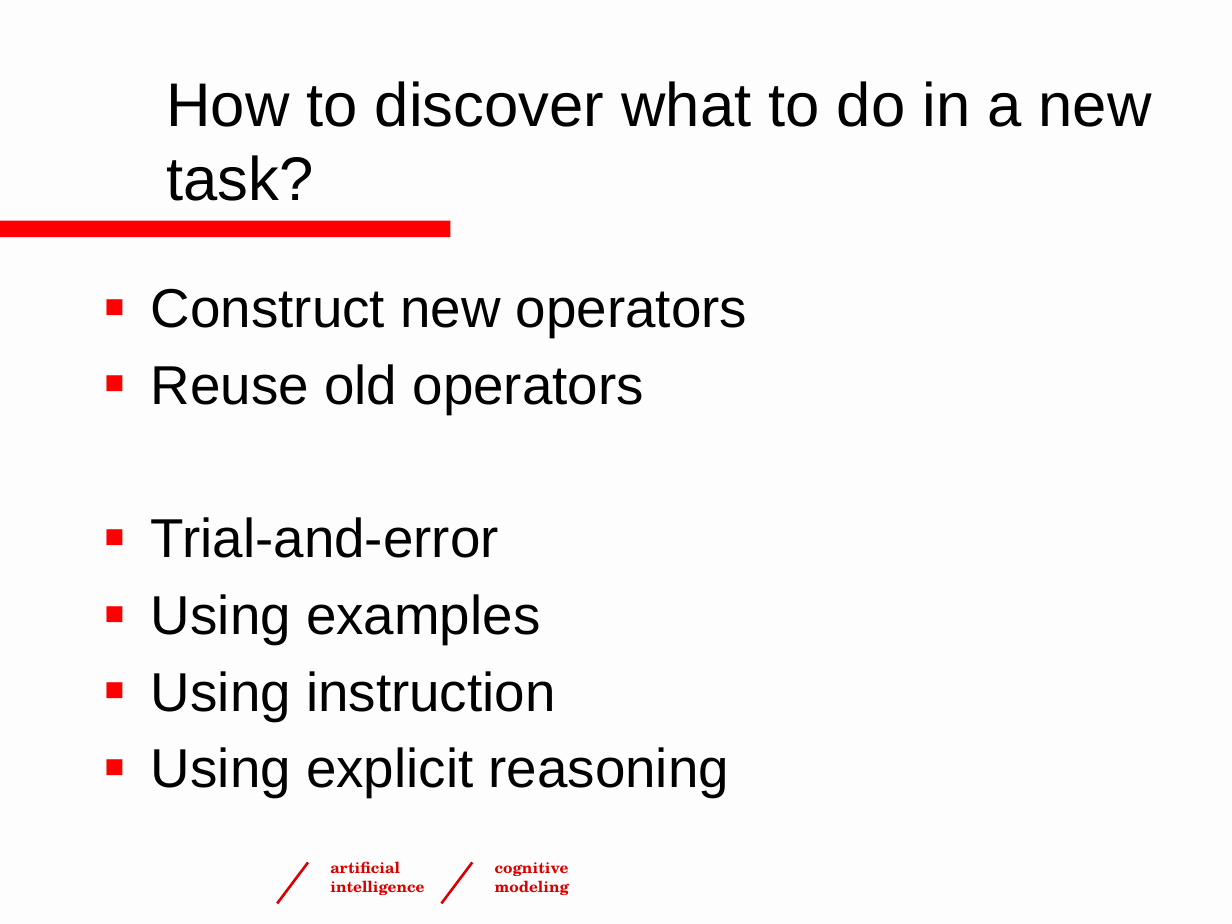
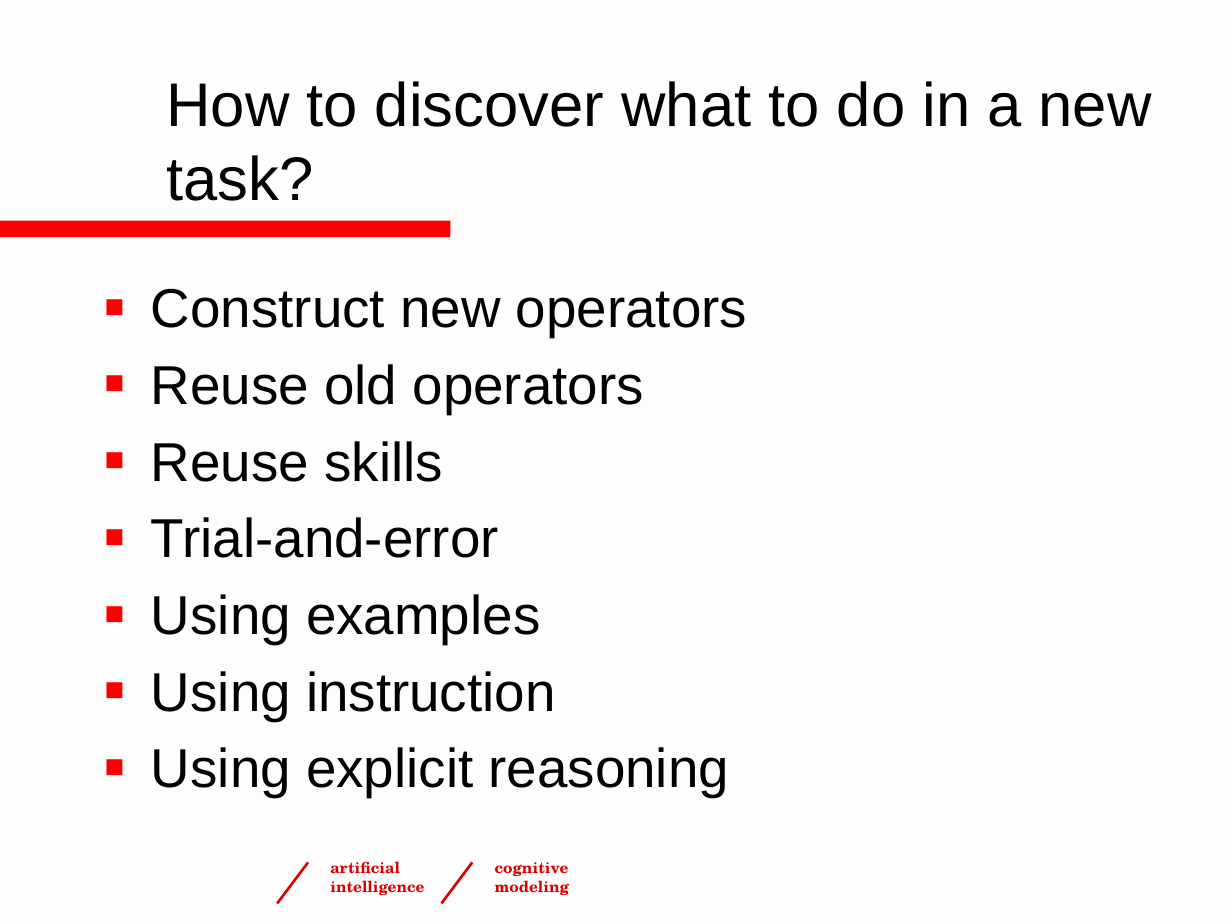
Before and after one commit to ntaatgen/PRIMs-Tutorial, a slide deck: slide 2 of PRIMsTutorial4.pptx. Drawn at 1232x924 pixels with LibreOffice and Linux fonts; fonts in the diff are those of the drawing; background and template pictures are left out. Boxes give left, top, right and bottom in pixels: in the first picture for what was removed or moved away, otherwise in the second. Text is boxed around its words. In the diff, an @@ line names an element or a change of style, - is before the commit and + after.

```diff
--- a/PRIMsTutorial4.pptx
+++ b/PRIMsTutorial4.pptx
@@ text at box(151, 441, 443, 482): paragraph added @@
+■ Reuse skills
```
Also in this commit, not shown: 2 other slides changed, 9 slides added, 1 slide removed.
